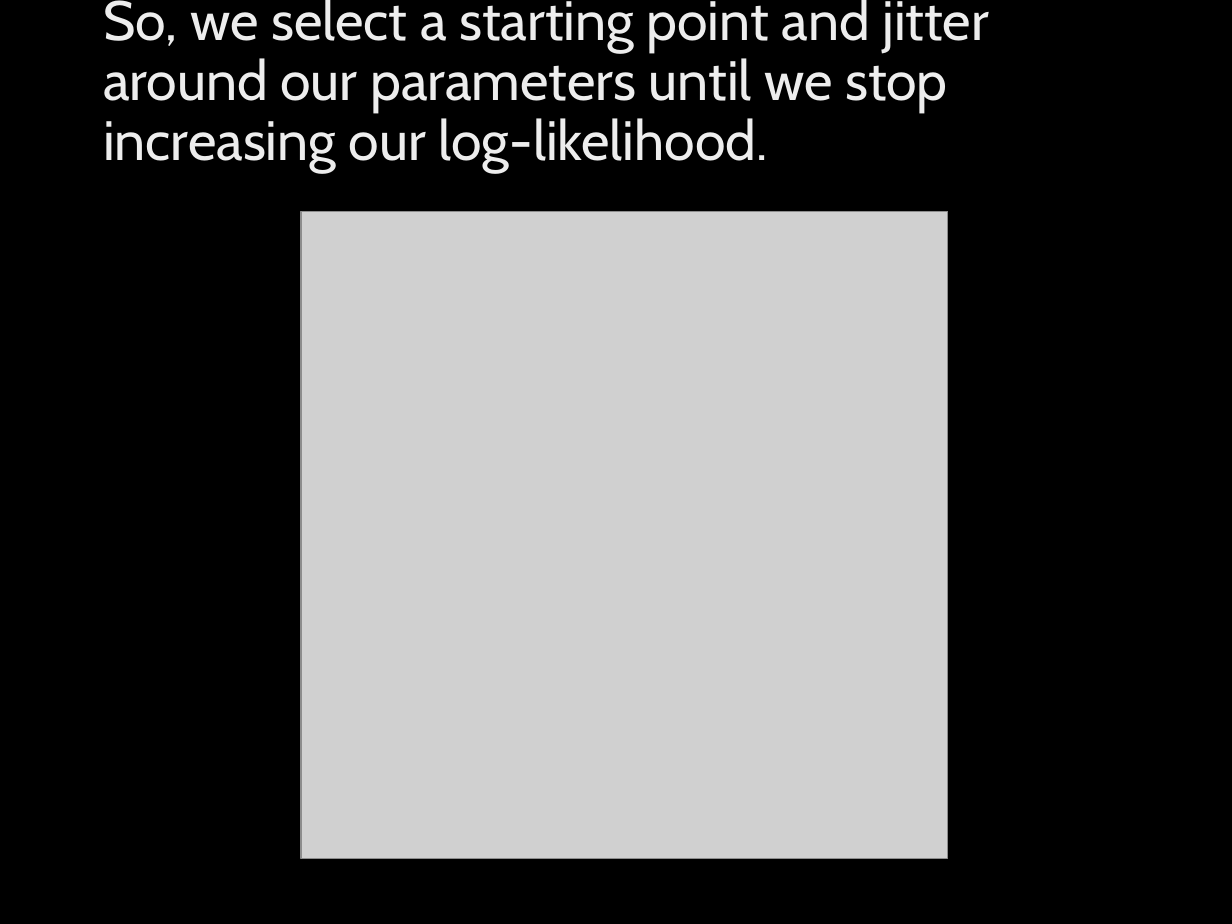
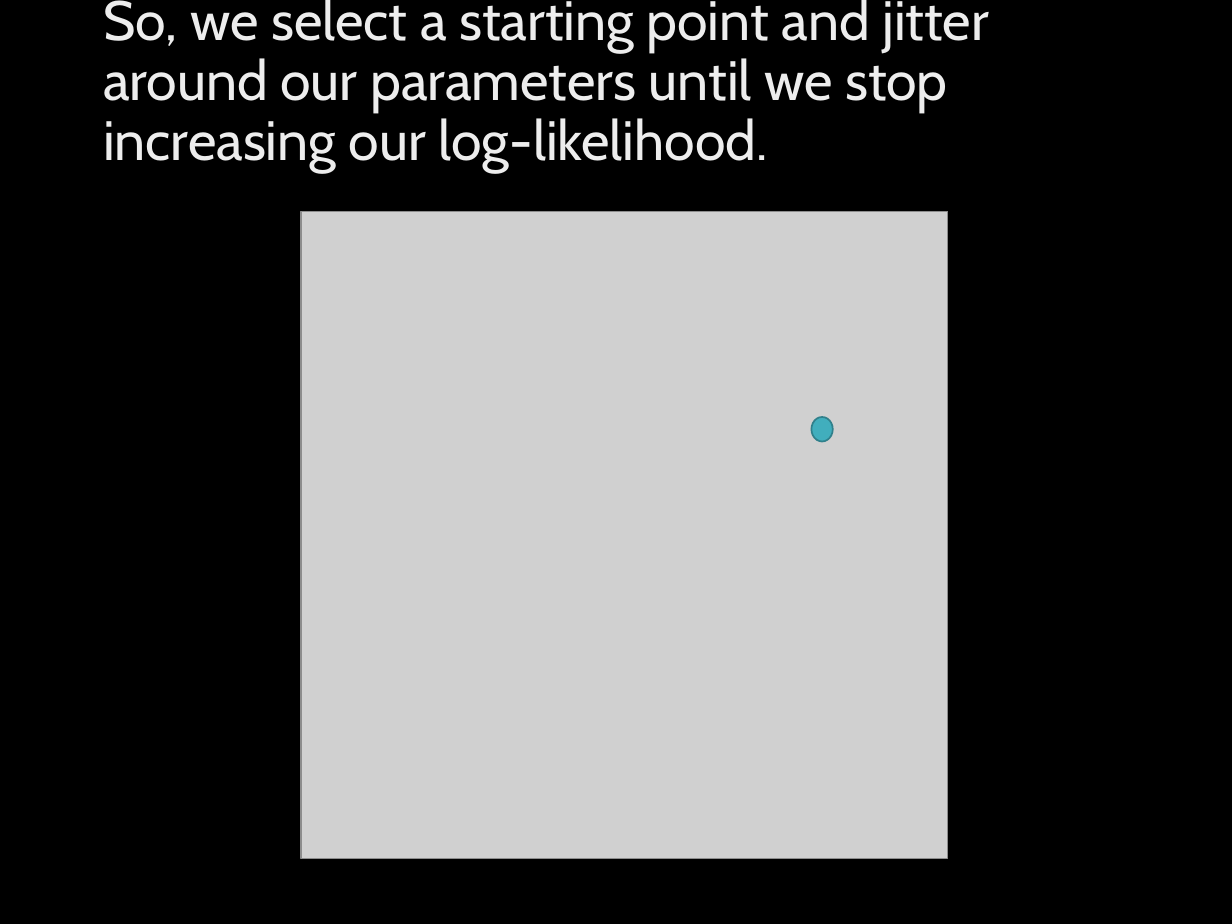
Before and after one commit to mhalvo/missingdata, a slide deck: slide 48 of MissingDataWorkshop2018.pptx (slide 44 before the commit). Drawn at 1232x924 pixels with LibreOffice and Linux fonts; fonts in the diff are those of the drawing; grey boxes stand for pictures; background and template pictures are left out. Boxes give left, top, right and bottom in pixels: in the first picture for what was removed or moved away, otherwise in the second. Text is boxed around its words. In the diff, an @@ line names an element or a change of style, - is before the commit and + after.

```diff
--- a/MissingDataWorkshop2018.pptx
+++ b/MissingDataWorkshop2018.pptx
@@ ellipse added at box(812, 416, 833, 441), fill #41AEBD, outline #30818C 1 pt @@
```
Also in this commit, not shown: 5 other slides changed, 10 slides added, 3 other files.
